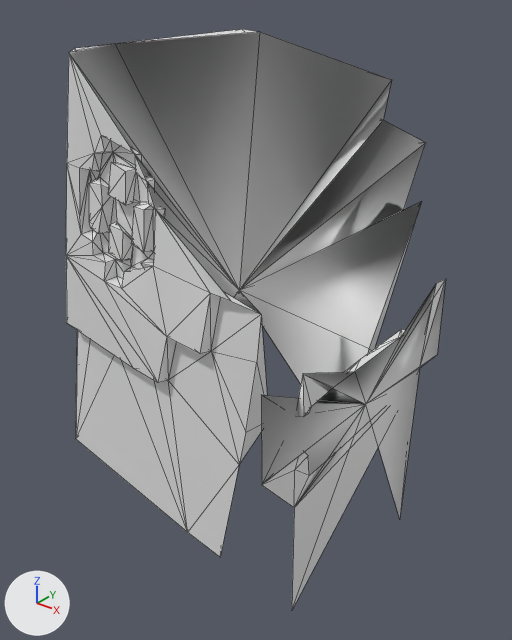
The OBJ model src/main/resources/assets/kn8/meshes/narumi/arm_left.obj as it was, and as the next commit left it.
Camera for both pictures: a 50 mm camera at (0.063, -0.398, 1.37) aimed at (-0.258, 0.004, 1.121). Lighting does not change. The marker at lower left points along +X, +Y and +Z. The older version comes first. Mesh edges are drawn as thin lines. Where no turn or scale is listed for an object, it has been applied to the vertices. Vertices at exactly the same position are counted once.

The scene before the commit, as lines of its bpy script (objects in view):
```python
me_arm_left = bpy.data.meshes.new('arm_left')
me_arm_left.from_pydata(...)  # 333 vertices, 658 faces; spans x -0.395..-0.147, y -0.117..0.111, z 0.921..1.332
ob_arm_left = bpy.data.objects.new('arm_left', me_arm_left)
ob_arm_left.location = (0.0, 0.0, 0.0)
```
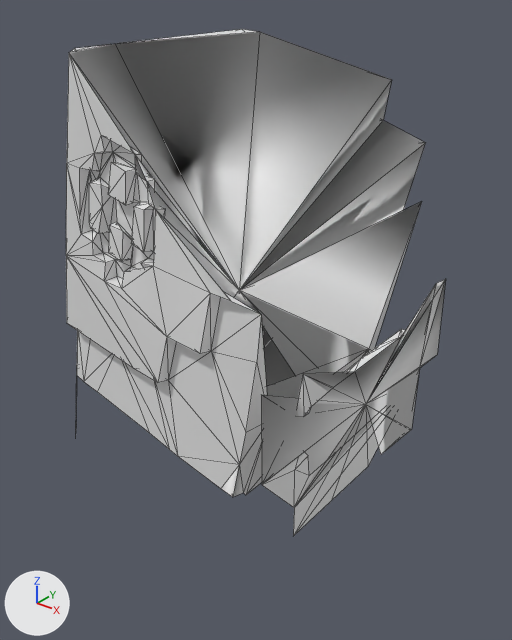
Changed parts and their boxes [x1, y1, x2, y2] in the pictures (512 x 640 px):
'arm_left', reshaped (13% shorter): before [66, 29, 446, 609]; after [66, 29, 446, 536]
part 1 of me_arm_left, cut back: before [76, 156, 436, 609]; after [77, 156, 436, 536]

The change, as a diff of the scene's bpy script:
```diff
--- a/src/main/resources/assets/kn8/meshes/narumi/arm_left.obj.py
+++ b/src/main/resources/assets/kn8/meshes/narumi/arm_left.obj.py
@@ me_arm_left @@
 # used by ob_arm_left; location = (0.0, 0.0, 0.0)
-me_arm_left.from_pydata(...)  # 333 vertices, 658 faces; spans x -0.395..-0.147, y -0.117..0.111, z 0.921..1.332
+me_arm_left.from_pydata(...)  # 369 vertices, 701 faces; spans x -0.395..-0.147, y -0.117..0.111, z 1.002..1.332
+# me_arm_left part 1
+# 6 vertices are removed from x -0.385..-0.151, y -0.095..0.081, z 0.921..1.004
+# 35 faces are deleted
+# 42 vertices are added at x -0.381..-0.149, y -0.094..0.081, z 1.02..1.071
+# 78 new faces join them
```
